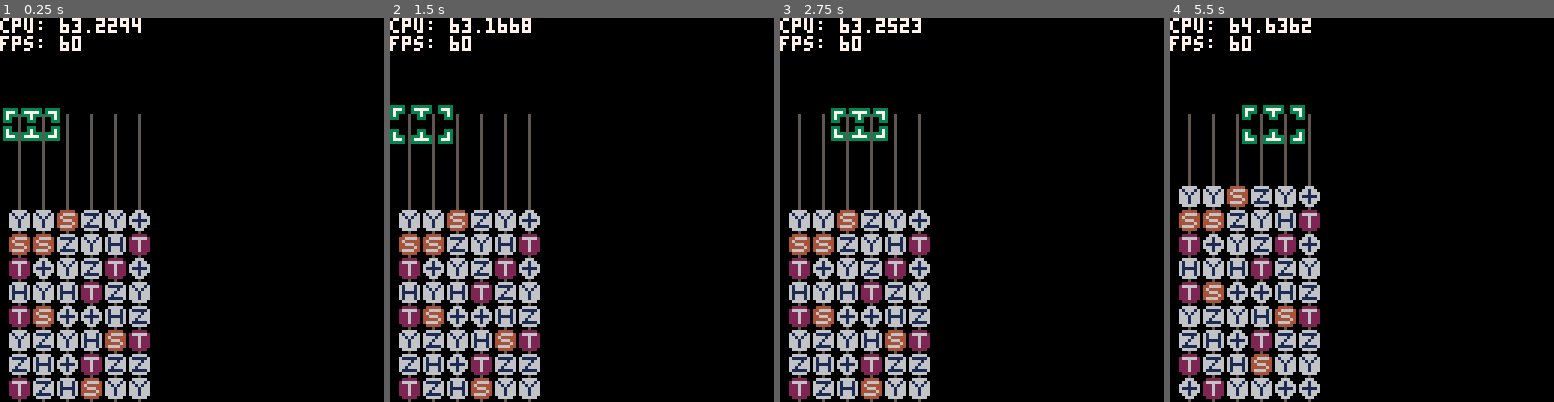
Above: before the commit, frames 1-4 (left to right).
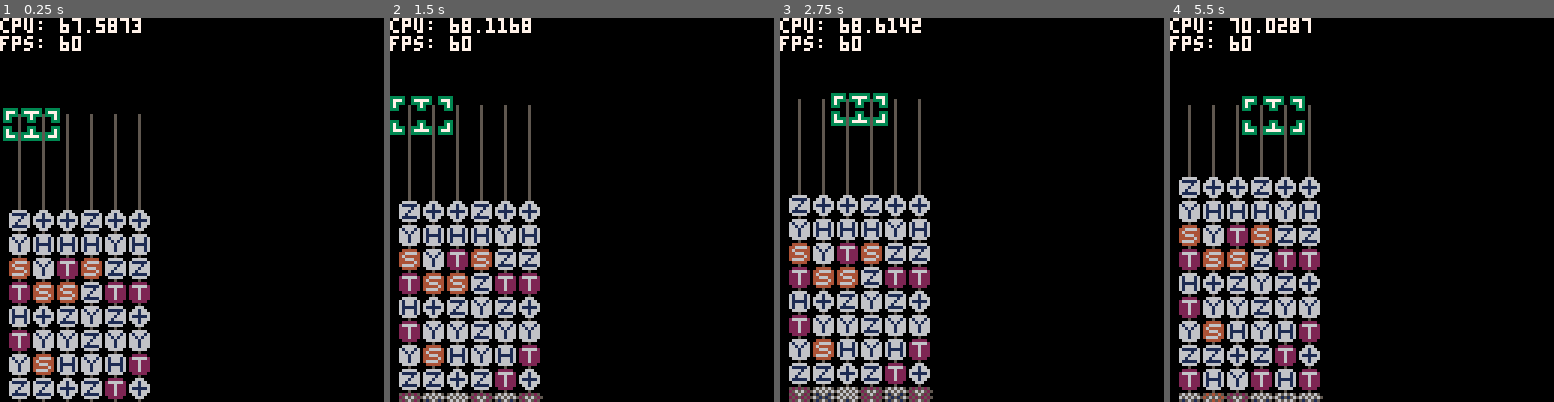
Above: after the commit, the same moments.

Repository: qniapp/quantattack
Game: PICO-8 cartridge qitaev.p8
The game is run twice, just before and just after one commit, with the same random seed, the same clock (stepped at 60 frames per second) and the same inputs.
Inputs:
- Up to frame 1 (0.25 s): no input
- Up to frame 2 (1.5 s): tap O (Z key) at 0.7 s
- Up to frame 3 (2.75 s): hold Right 1.6-2.1 s; tap O (Z key) at 1.7, 2.1, 2.5 s; hold Up 2.15-2.42 s; hold Right from 2.47 s (still down)
- Up to frame 4 (5.5 s): tap O (Z key) every 0.4 s from 2.9 to 5.3 s; release Right at 3.03 s; hold Left 3.08-3.58 s; hold Down 3.63-3.97 s; hold Right 4.02-4.68 s; hold Up 4.73-5.03 s; hold Left from 5.08 s (still down)

The runs differ from the first frame. In frame 1, 8.2% of the frame differs, in the area x 2-40%, y 0-100%; in frame 2, 15%; in frame 3, 15%; in frame 4, 17%.

Commit message:
ブロックがせりあがるようにする

Diff:
--- a/qitaev.p8
+++ b/qitaev.p8
@@ -54,9 +54,17 @@
 }
 
 gate_reduction_rules = {
-  reduce = function(self, board, x, y)
-    if y + 1 > board.rows then
-      return {}
+  reduce = function(self, board, x, y, including_next)
+    including_next = including_next or false
+
+    if including_next then
+      if y + 1 > board.rows + 1 then
+        return {}
+      end
+    else
+      if y + 1 > board.rows then
+        return {}
+      end
     end
 
     -- hh -> i
@@ -99,8 +107,14 @@
       return { gate.i(), gate.s() }
     end
 
-    if y + 2 > board.rows then
-      return {}
+    if including_next then
+      if y + 2 > board.rows + 1 then
+        return {}
+      end
+    else
+      if y + 2 > board.rows then
+        return {}
+      end
     end
 
     -- hxh -> z
@@ -125,6 +139,7 @@
 board = {
   cols = 6,
   rows = 12,
+  next_row = 1,
 
   new = function(self, top, left)
     local b = {
@@ -134,14 +149,16 @@
         self.left = left
         self.cols = board.cols
         self.rows = board.rows
+        self.raised_dots = 0
 
         for x = 1, board.cols do
           self.gate[x] = {}
-          for y = board.rows, 1, -1 do
+          for y = board.rows + board.next_row, 1, -1 do
             if y >= 5 then
               repeat
                 self:set(x, y, self:_random_gate())
-              until (self:idle_gate_at(x, y).type ~= "i" and #gate_reduction_rules:reduce(self, x, y) == 0)
+              until (self:idle_gate_at(x, y).type ~= "i" and
+                     #gate_reduction_rules:reduce(self, x, y, true) == 0)
             else
               self:set(x, y, gate.i())
             end
@@ -151,7 +168,7 @@
 
       idle_gate_at = function(self, x, y)
         assert(x >= 1 and x <= board.cols)
-        assert(y >= 1 and y <= board.rows)
+        assert(y >= 1 and y <= board.rows + board.next_row)
 
         if self.gate[x][y]:is_idle() then
           return self.gate[x][y]
@@ -162,7 +179,7 @@
 
       set = function(self, x, y, gate)
         assert(x >= 1 and x <= board.cols)
-        assert(y >= 1 and y <= board.rows)
+        assert(y >= 1 and y <= board.rows + board.next_row)
 
         self.gate[x][y] = gate
       end,
@@ -175,12 +192,16 @@
 
       draw = function(self)
         for bx = 1, board.cols do
-          for by = board.rows, 1, -1 do
+          for by = board.rows + board.next_row, 1, -1 do
             local x = self.left + (bx - 1) * gate.size
             local y = self.top + (by - 1) * gate.size
 
-            wire:draw(x, y)
-            self.gate[bx][by]:draw(x, y)
+            wire:draw(x, y - self.raised_dots)
+            self.gate[bx][by]:draw(x, y - self.raised_dots)
+
+            if (by == board.rows + board.next_row) then
+              spr(13, x, y - self.raised_dots)
+            end
           end
         end
       end,
@@ -275,7 +296,7 @@
 
       insert_gates_at_bottom = function(self)
         for x = 1, board.cols do
-          for y = 1, board.rows - 1 do
+          for y = 1, board.rows + board.next_row - 1 do
             if y == 1 and self.gate[x][y].type ~= 'i' then
               self:game_over()
             else
@@ -284,12 +305,13 @@
           end
         end
 
+        -- todo: 3 量子ビットで消えないかチェック
         for x = 1, board.cols do
           repeat
-            self:set(x, board.rows, self:_random_gate())
-          until (self:idle_gate_at(x, board.rows).type ~= "i" and
-                 #gate_reduction_rules:reduce(self, x, board.rows - 1) == 0 and
-                 #gate_reduction_rules:reduce(self, x, board.rows - 2) == 0)
+            self:set(x, board.rows + board.next_row, self:_random_gate())
+          until (self:idle_gate_at(x, board.rows + board.next_row).type ~= "i" and
+                 #gate_reduction_rules:reduce(self, x, board.rows, true) == 0)
+          --     #gate_reduction_rules:reduce(self, x, board.rows - 1, true) == 0)
         end
       end,
 
@@ -298,6 +320,13 @@
           for y = 1, board.rows do
             self.gate[x][y]:update()
           end
+        end
+      end,
+
+      raise_one_dot = function(self)
+        self.raised_dots += 1
+        if self.raised_dots == 8 then
+          self.raised_dots = 0
         end
       end,
 
@@ -593,7 +622,7 @@
         end
       end,
 
-      draw = function(self)
+      draw = function(self, raised_dots)
         -- top left
         local xtl = self.board.left + (self.x - 1) * gate.size - 5
         local ytl = self.board.top + (self.y - 1) * gate.size - 5
@@ -635,12 +664,12 @@
           pal(self._color, colors.red)
         end
 
-        spr(player_cursor._sprites.corner, xtl, ytl)
-        spr(player_cursor._sprites.corner, xtr, ytr, 1, 1, true, false)
-        spr(player_cursor._sprites.corner, xbl, ybl, 1, 1, false, true)
-        spr(player_cursor._sprites.corner, xbr, ybr, 1, 1, true, true)
-        spr(player_cursor._sprites.middle, xtm, ytm)
-        spr(player_cursor._sprites.middle, xbm, ybm, 1, 1, false, true)
+        spr(player_cursor._sprites.corner, xtl, ytl - raised_dots)
+        spr(player_cursor._sprites.corner, xtr, ytr - raised_dots, 1, 1, true, false)
+        spr(player_cursor._sprites.corner, xbl, ybl - raised_dots, 1, 1, false, true)
+        spr(player_cursor._sprites.corner, xbr, ybr - raised_dots, 1, 1, true, true)
+        spr(player_cursor._sprites.middle, xtm, ytm - raised_dots)
+        spr(player_cursor._sprites.middle, xbm, ybm - raised_dots, 1, 1, false, true)
 
         pal(self._color, self._color)
       end,
@@ -740,6 +769,7 @@
     if self.frame_count == 30 then
       if #self.board:gates_in_action() == 0 then
         self.num_raise_gates += 1
+        self.board:raise_one_dot()
         if self.num_raise_gates == 8 then
           self.num_raise_gates = 0
           self.board:insert_gates_at_bottom()
@@ -762,7 +792,7 @@
     cls()
 
     self.board:draw()
-    self.player_cursor:draw()
+    self.player_cursor:draw(self.board.raised_dots)
     self:draw_stats()
   end,
 }
Not shown, changed: 22 lines of the sprite sheet (__gfx__) section of qitaev.p8
